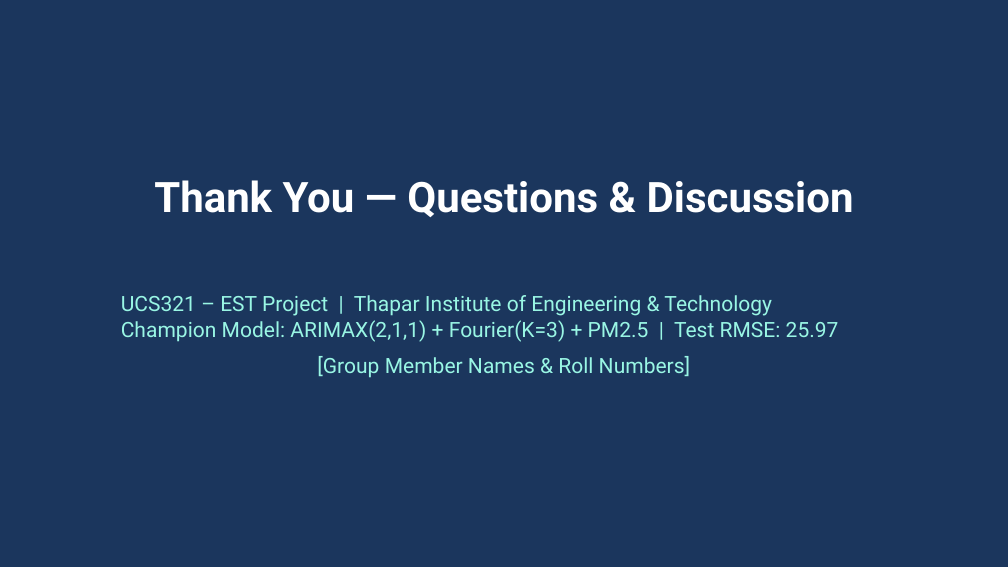
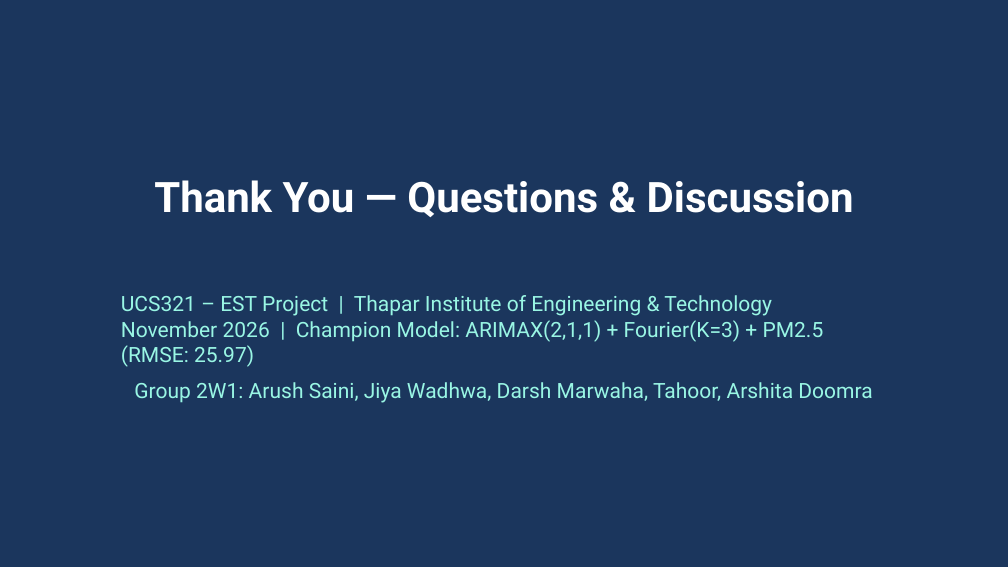
Before and after one commit to arush-saini-codes/INDIAN_OIL_AQI-AI_FOR_ENGINEERS-, a slide deck: slide 18 of Presentation/UCS321_AQI_Forecasting.pptx. Drawn at 1008x567 pixels with LibreOffice and Linux fonts; fonts in the diff are those of the drawing. Boxes give left, top, right and bottom in pixels: in the first picture for what was removed or moved away, otherwise in the second. Text is boxed around its words. In the diff, an @@ line names an element or a change of style, - is before the commit and + after.

Commit message:
Fix stale numbers embedded in figures

```diff
--- a/Presentation/UCS321_AQI_Forecasting.pptx
+++ b/Presentation/UCS321_AQI_Forecasting.pptx
@@ text at [121,295,872,403]: text changed @@
-UCS321 – EST Project | Thapar Institute of Engineering & Technology
-Champion Model: ARIMAX(2,1,1) + Fourier(K=3) + PM2.5 | Test RMSE: 25.97
-[Group Member Names & Roll Numbers]
+UCS321 – EST Project | Thapar Institute of Engineering & Technology
+November 2026 | Champion Model: ARIMAX(2,1,1) + Fourier(K=3) + PM2.5 (RMSE: 25.97)
+Group 2W1: Arush Saini, Jiya Wadhwa, Darsh Marwaha, Tahoor, Arshita Doomra
```
Also in this commit, not shown: 5 other slides changed, 25 other files.
